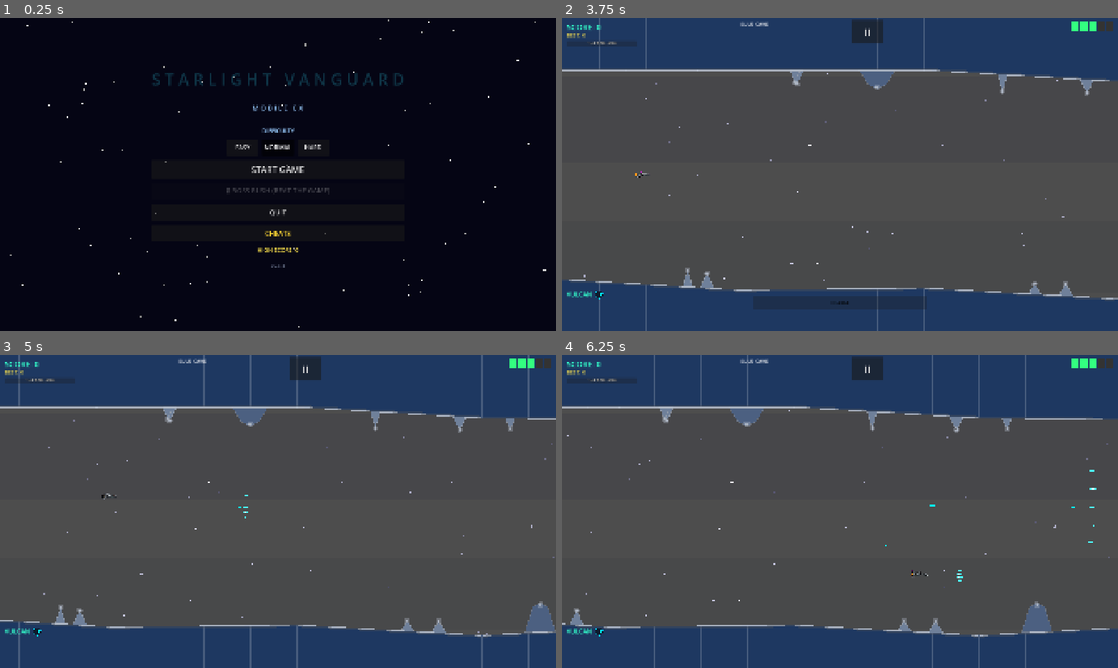
Above: before the commit, frames 1-4 (two rows, left to right).
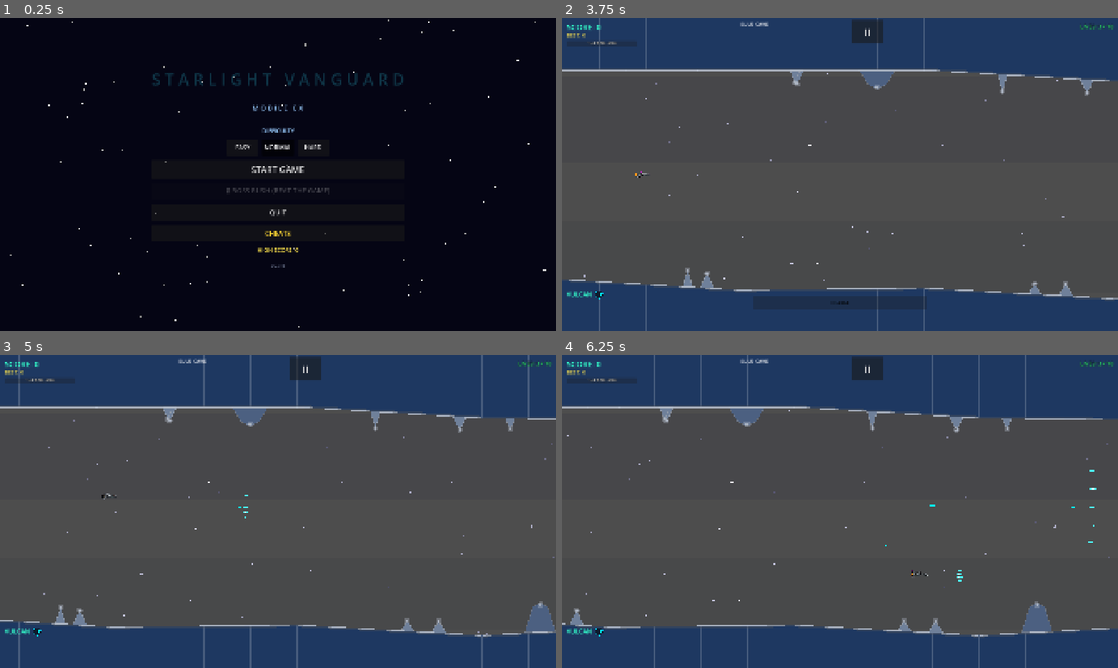
Above: after the commit, the same moments.

Repository: b6-stack/rtype-game
Game: Godot game, scene res://scenes/main_menu/MainMenu.tscn
Two runs of this game, one before a commit and one after it. Both use one fixed random seed, a clock stepped at 60 frames per second and the inputs below.
Inputs (mouse positions are in pixels of both pictures, inside the frame that each line leads up to):
- Up to frame 1 (0.25 s): no input
- Up to frame 2 (3.75 s): click "EASY" at 0.5 s; click "EASY" at 1.25 s; click "NORMAL" at 2 s; click "NORMAL" at 2.75 s; click "START GAME" at 3.5 s
- Up to frame 3 (5 s): tap Enter at 4.25 s; move the mouse to (400, 495) at 4.27 s; hold D (move_right) from 4.28 s (still down); tap Z (charge) at 4.35 s; click (400, 495) at 4.42 s
- Up to frame 4 (6.25 s): release D (move_right) at 5 s; drag from (728, 527) to (812, 574) at 5.02 s; move the mouse to (895, 442) at 5.77 s; hold D (move_right) from 5.78 s (still down); tap Z (charge) at 5.85 s

The runs differ from the first frame. In frame 1, less than 0.1% of the frame differs, in the area x 50-51%, y 78-80%; in frame 2, 0.2%, in the area x 91-100%, y 1-5%; in frame 3, 0.2%; in frame 4, 0.2%.

Commit message:
Difficulty-scaled reserve lives cap; separate Boss Rush high score
Reserve lives cap (previously a flat 5 for every difficulty) is now
15/10/5 for Easy/Normal/Hard — more room to recover from a rough run
on the easier settings, Hard stays exactly as tight as before. HUD's
lives display falls back from an icon row to a compact "current/max"
label once max lives exceeds 6, so Easy/Normal's much higher cap
doesn't turn into a long strip of tiny boxes.

Boss Rush now tracks its own high score (boss_rush_high_score),
separate from the campaign's — it has a very different scoring pace
(10 bosses back-to-back, no regular waves), so sharing one high score
meant a big campaign run set an effectively unreachable "BEST" for
Boss Rush, or vice versa. Every screen that shows "BEST"/"HIGH SCORE"
(HUD, Game Over, Win Screen) now displays whichever bucket matches the
mode that's actually active, via a new get_display_high_score() helper.

Verified via an integration test: max_lives correct per difficulty,
score/high_score correctly routed to the separate boss_rush bucket
when boss_rush_mode is active and left independent of the campaign's.

v2.9.0

Co-Authored-By: Claude Sonnet 5 <noreply@anthropic.com>

Diff:
--- a/autoloads/GameState.gd
+++ b/autoloads/GameState.gd
@@ -8,7 +8,7 @@
 
 ## Bump this alongside export_presets.cfg's version/name on every release
 ## so the main menu version label reflects what's actually installed.
-const APP_VERSION := "2.8.3"
+const APP_VERSION := "2.9.0"
 
 signal score_changed(new_score: int)
 signal lives_changed(new_lives: int)
@@ -19,7 +19,10 @@
 signal difficulty_changed(new_difficulty: int)
 signal game_over
 
-const MAX_LIVES: int = 5
+## Reserve lives cap by difficulty — lower difficulties get more room to
+## recover from a rough run; Hard stays tight since a life lost there
+## matters more.
+const MAX_LIVES_BY_DIFFICULTY: Array[int] = [15, 10, 5]  # Easy, Normal, Hard
 const STARTING_LIVES: int = 3
 const TOTAL_LEVELS: int = 10
 const SCORE_GOAL_INTERVAL: int = 5000
@@ -69,6 +72,11 @@
 var always_max_charge_enabled: bool = false
 var cheats_used: bool = false
 var high_score: int = 0
+## Boss Rush has a very different scoring pace/shape than the campaign
+## (all 10 bosses back-to-back, no regular waves) — tracked as its own
+## high score so a big campaign run doesn't set an unreachable "BEST" for
+## Boss Rush, or vice versa.
+var boss_rush_high_score: int = 0
 var is_game_over: bool = false
 ## Boss Rush: back-to-back fights against all 10 bosses, no regular waves
 ## between them. Read by LevelGenerator (short lead-in, no filler spawns)
@@ -146,7 +154,11 @@
 		mult *= ULTRA_MODE_SCORE_MULT
 	mult = minf(mult, MAX_SCORE_MULTIPLIER)
 	score += int(points * mult)
-	if score > high_score:
+	if boss_rush_mode:
+		if score > boss_rush_high_score:
+			boss_rush_high_score = score
+			_save()
+	elif score > high_score:
 		high_score = score
 		_save()
 	score_changed.emit(score)
@@ -169,9 +181,16 @@
 		game_over.emit()
 
 func gain_life() -> void:
-	if lives < MAX_LIVES:
+	if lives < get_max_lives():
 		lives += 1
 		lives_changed.emit(lives)
+
+func get_max_lives() -> int:
+	return MAX_LIVES_BY_DIFFICULTY[difficulty]
+
+## Whichever high score is relevant to the currently-active mode.
+func get_display_high_score() -> int:
+	return boss_rush_high_score if boss_rush_mode else high_score
 
 func set_weapon(index: int) -> void:
 	current_weapon_index = index
@@ -290,6 +309,7 @@
 func _save() -> void:
 	var cfg := ConfigFile.new()
 	cfg.set_value("data", "high_score", high_score)
+	cfg.set_value("data", "boss_rush_high_score", boss_rush_high_score)
 	cfg.set_value("data", "difficulty", difficulty)
 	cfg.set_value("data", "boss_rush_unlocked", boss_rush_unlocked)
 	cfg.set_value("data", "ultra_mode_unlocked", ultra_mode_unlocked)
@@ -299,6 +319,7 @@
 	var cfg := ConfigFile.new()
 	if cfg.load("user://save.cfg") == OK:
 		high_score = cfg.get_value("data", "high_score", 0)
+		boss_rush_high_score = cfg.get_value("data", "boss_rush_high_score", 0)
 		difficulty = clampi(cfg.get_value("data", "difficulty", Difficulty.NORMAL), Difficulty.EASY, Difficulty.HARD)
 		boss_rush_unlocked = cfg.get_value("data", "boss_rush_unlocked", false)
 		ultra_mode_unlocked = cfg.get_value("data", "ultra_mode_unlocked", false)
--- a/scenes/game/game_over/GameOverScreen.gd
+++ b/scenes/game/game_over/GameOverScreen.gd
@@ -9,7 +9,7 @@
 
 func _ready() -> void:
 	_score_label.text = "SCORE: %d" % GameState.score
-	_hi_label.text = "BEST: %d" % GameState.high_score
+	_hi_label.text = "BEST: %d" % GameState.get_display_high_score()
 	_continue_btn.pressed.connect(GameState.continue_game)
 	_retry_btn.pressed.connect(GameState.start_boss_rush if GameState.boss_rush_mode else GameState.start_game)
 	_menu_btn.pressed.connect(GameState.go_to_menu)
--- a/scenes/game/hud/HUD.gd
+++ b/scenes/game/hud/HUD.gd
@@ -74,7 +74,7 @@
 
 func _refresh_score() -> void:
 	_score_label.text = "SCORE: %d" % GameState.score
-	_hi_score_label.text = "BEST: %d" % GameState.high_score
+	_hi_score_label.text = "BEST: %d" % GameState.get_display_high_score()
 
 func _update_goal_bar(current: int, goal: int) -> void:
 	if _life_goal_bar and _life_goal_label:
@@ -85,14 +85,30 @@
 		_life_goal_bar.value = clamp(progress * 100.0, 0.0, 100.0)
 		_life_goal_label.text = "1-UP GOAL: %d" % goal
 
+## Icon row above a small cap (matches Hard's max of 5, gives a little
+## headroom) so Normal/Easy's much higher reserve (10/15) doesn't turn
+## into a long strip of tiny boxes eating HUD space — falls back to a
+## compact "current / max" label instead.
+const LIVES_ICON_DISPLAY_CAP: int = 6
+
 func _refresh_lives() -> void:
 	for child in _lives_container.get_children():
 		child.queue_free()
-	for i in GameState.MAX_LIVES:
-		var icon := ColorRect.new()
-		icon.custom_minimum_size = Vector2(24, 18)
-		icon.color = Color(0.2, 1.0, 0.5) if i < GameState.lives else Color(0.2, 0.2, 0.2)
-		_lives_container.add_child(icon)
+	var max_lives: int = GameState.get_max_lives()
+	if max_lives <= LIVES_ICON_DISPLAY_CAP:
+		for i in max_lives:
+			var icon := ColorRect.new()
+			icon.custom_minimum_size = Vector2(24, 18)
+			icon.color = Color(0.2, 1.0, 0.5) if i < GameState.lives else Color(0.2, 0.2, 0.2)
+			_lives_container.add_child(icon)
+	else:
+		var label := Label.new()
+		label.text = "LIVES: %d / %d" % [GameState.lives, max_lives]
+		label.add_theme_font_size_override("font_size", 20)
+		label.add_theme_color_override("font_color", Color(0.2, 1.0, 0.5))
+		label.add_theme_color_override("font_outline_color", Color.BLACK)
+		label.add_theme_constant_override("outline_size", 3)
+		_lives_container.add_child(label)
 
 const WEAPON_ICON_PATHS: Array[String] = [
 	"res://assets/sprites/weapons/icon_vulcan.png",
@@ -184,7 +200,7 @@
 
 func _on_score_changed(new_score: int) -> void:
 	_score_label.text = "SCORE: %d" % new_score
-	_hi_score_label.text = "BEST: %d" % GameState.high_score
+	_hi_score_label.text = "BEST: %d" % GameState.get_display_high_score()
 	var tw := _score_label.create_tween()
 	tw.tween_property(_score_label, "scale", Vector2(1.15, 1.15), 0.08)
 	tw.tween_property(_score_label, "scale", Vector2.ONE, 0.08)
--- a/scenes/game/win_screen/WinScreen.gd
+++ b/scenes/game/win_screen/WinScreen.gd
@@ -10,7 +10,7 @@
 
 func _ready() -> void:
 	_score_label.text = "FINAL SCORE: %d" % GameState.score
-	_hi_label.text = "HIGH SCORE: %d" % GameState.high_score
+	_hi_label.text = "HIGH SCORE: %d" % GameState.get_display_high_score()
 	_menu_btn.pressed.connect(GameState.go_to_menu)
 
 	# Unlocks are only earned on a legitimate run — cheats (one-shot or
Not shown, changed: export_presets.cfg
